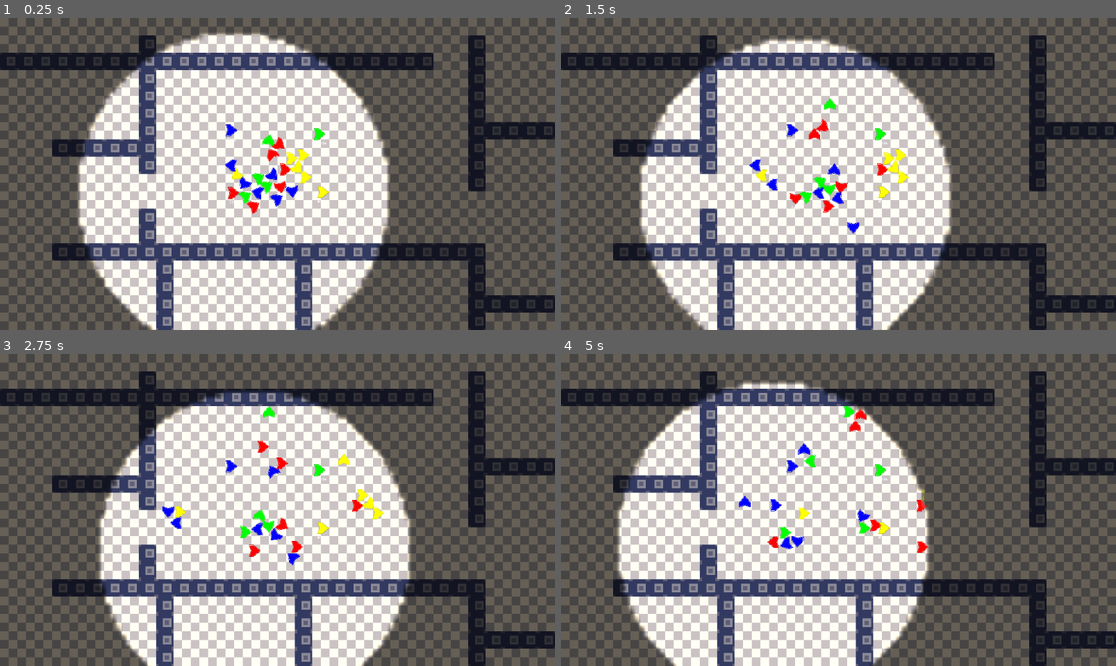
Above: before the commit, frames 1-4 (two rows, left to right).
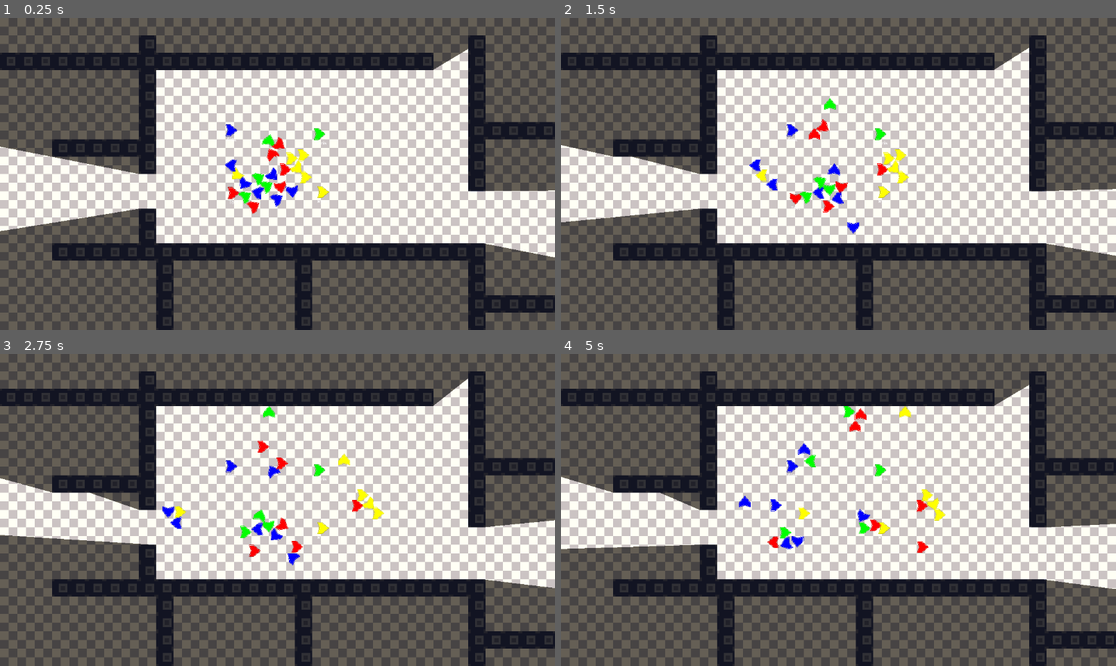
Above: after the commit, the same moments.

Repository: jaTott/bushwhack
Game: Godot game, scene res://scenes/game.tscn
Two runs of this game, one before a commit and one after it. Both use one fixed random seed, a clock stepped at 60 frames per second and the inputs below.
Inputs:
- Up to frame 1 (0.25 s): no input
- Up to frame 2 (1.5 s): hold Right (ui_right) 0.53-1.28 s; hold Down (ui_down) from 1.28 s (still down)
- Up to frame 3 (2.75 s): release Down (ui_down) at 2.03 s; hold Right (ui_right) from 2.03 s (still down)
- Up to frame 4 (5 s): release Right (ui_right) at 2.78 s; hold Up (ui_up) 2.78-3.53 s; hold Left (ui_left) from 3.53 s (still down)

The runs differ from the first frame. In frame 1, 36% of the frame differs, in the area x 0-100%, y 4-100%; in frame 2, 35%; in frame 3, 32%; in frame 4, 38%, in the area x 0-100%, y 8-100%.

Commit message:
Enable shadows and occlusion for player and tiles
Player's PointLight2D now has shadows enabled and a larger scale. Added occlusion polygons and light mask to the TileSet in game.tscn to support proper shadow casting and occlusion. Updated editor state and folding configs to reflect these changes.

Diff:
--- a/scenes/game.tscn
+++ b/scenes/game.tscn
@@ -1,9 +1,12 @@
-[gd_scene load_steps=7 format=4 uid="uid://dcijvui82hs6v"]
+[gd_scene load_steps=8 format=4 uid="uid://dcijvui82hs6v"]
 
 [ext_resource type="Script" uid="uid://df7yo4f53ie35" path="res://scripts/game_manager.gd" id="1_uwrxv"]
 [ext_resource type="PackedScene" uid="uid://6kc0l441rch6" path="res://scenes/NPC.tscn" id="2_yqjtg"]
 [ext_resource type="PackedScene" uid="uid://cgam0jfe3d6nt" path="res://scenes/player.tscn" id="3_lnu2h"]
 [ext_resource type="Texture2D" uid="uid://1qq5crnfvt4q" path="res://assets/jawbreaker_tiles.png" id="4_lbhrr"]
+
+[sub_resource type="OccluderPolygon2D" id="OccluderPolygon2D_lbhrr"]
+polygon = PackedVector2Array(-4, -4, 4, -4, 4, 4, -4, 4)
 
 [sub_resource type="TileSetAtlasSource" id="TileSetAtlasSource_iywne"]
 texture = ExtResource("4_lbhrr")
@@ -50,6 +53,7 @@
 5:3/0 = 0
 5:3/0/physics_layer_0/polygon_0/points = PackedVector2Array(-4, -4, 4, -4, 4, 4, -4, 4)
 5:4/0 = 0
+5:4/0/occlusion_layer_0/polygon_0/polygon = SubResource("OccluderPolygon2D_lbhrr")
 5:4/0/physics_layer_0/polygon_0/points = PackedVector2Array(-4, -4, 4, -4, 4, 4, -4, 4)
 5:5/0 = 0
 5:5/0/physics_layer_0/polygon_0/points = PackedVector2Array(-4, -4, 4, -4, 4, 4, -4, 4)
@@ -92,6 +96,7 @@
 
 [sub_resource type="TileSet" id="TileSet_p57ef"]
 tile_size = Vector2i(8, 8)
+occlusion_layer_0/light_mask = 1
 physics_layer_0/collision_layer = 1
 terrain_set_0/mode = 0
 sources/1 = SubResource("TileSetAtlasSource_iywne")
--- a/scenes/player.tscn
+++ b/scenes/player.tscn
@@ -37,5 +37,6 @@
 vertical_alignment = 2
 
 [node name="PointLight2D" type="PointLight2D" parent="."]
-scale = Vector2(17.9063, 18.4063)
+scale = Vector2(219.969, 142.75)
+shadow_enabled = true
 texture = SubResource("GradientTexture2D_qhqgy")
